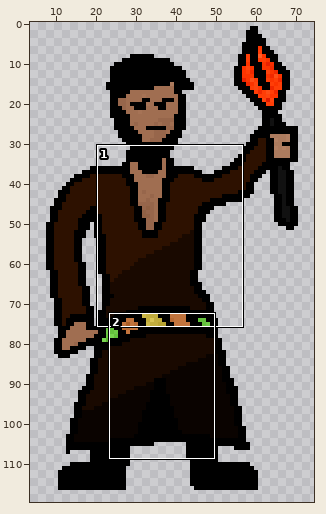
Edited in one commit: sprite sheet (blackhorror/images/player_idle_2.png). Above: a wide view before the commit, with the close-up outlined.
Close-up. First the earlier version:
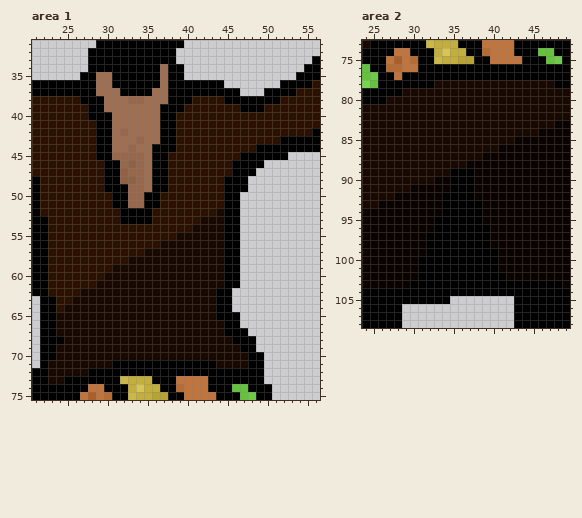
The file is 80x120 pixels. Colours within 5 levels of each other are drawn and written as one. Shown: area 1: x 21..56, y 31..75; area 2: x 24..49, y 73..108. The wide view leaves out empty margins. The commit also changed other parts of the picture, which this record leaves out.
After:
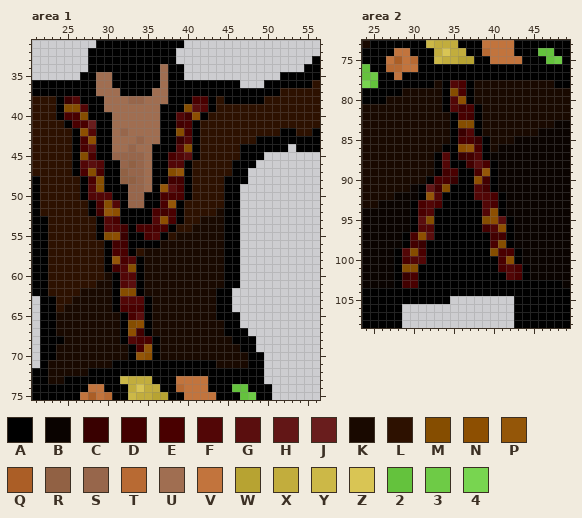
Palette (. is transparent): A #000000  B #0a0300  C #390000  D #420000  E #490000  F #520606  G #5a0e0e  H #621616  J #691d1d  K #190900  L #2d1100  M #854d00  N #8d4f01  P #945608  Q #ab5e26  R #916144  S #97664b  T #b86a33  U #a06e51  V #c2743d  W #b7a332  X #c2ad3d  Y #ccb847  Z #d9c554  2 #64c23d  3 #6ecb46  4 #78d550
Change:
Changed rows in their new state; - is an unchanged pixel.
Area 1:
first column x 24:
35 ----------------------------AA
36 ---------------------AA---AA--
37 -----------------------AAA--LL
38 ACF--------------EEA------LL--
39 AMMF------------MGFA---LLL----
40 AEEM-----------FDNA-----------
41 -AEEJ----------DEA------------
42 --ANF----------MEA----------AA
43 --AEN----------CFA-------AAA--
44 --AEG----------FMA-----AA----.
45 --AME---------EFGA--------...-
46 --AFGF--------FFA--------.----
47 --AEME--------MPA-------.-----
48 ---AEM--------DDA-------------
49 ---AFM-------PGEA------.------
50 ---AFFF------EEEA-------------
51 ----AEMF-----EPA--------------
52 ----ADPN----EDEA--------------
53 -----AFE----FNEA--------------
54 -----AFFDAEEEEA---------------
55 -----AMNCAAEFA----------------
56 ------ADDAAAA-----------------
57 ------AEEA--------------------
58 ------APEFA-------------------
59 ------ADFMA-------------------
60 -------AFFA-------------------
61 -------AFGA-------------------
62 -------AMMA-------------------
63 -------AFFFA------------------
64 -------AEEEA------------------
65 --------AEGA------------------
66 --------AMNA------------------
67 --------ANDA------------------
68 --------AFEEA-----------------
69 ---------AEPA-----------------
70 ---------APNA-----------------
Area 2:
first column x 28:
 78 ------AFEA-------
 79 ------AMEA-------
 80 ------AFNA-------
 81 ------AFDEA------
 82 -------AEDA------
 83 -------AMMA------
 84 -------ACFA------
 85 -------AEECA-----
 86 ------AANPEA-----
 87 -----AFACDFA-----
 88 -----AFAADGEA----
 89 -----ADE--EPA----
 90 ----AEEC--NDA----
 91 ---AHDM---FDA----
 92 ---APF----FFEA---
 93 --AEFE-----FEA---
 94 --AEFA-----FNA---
 95 --AGM------MNGA--
 96 --AFF------DFNA--
 97 -AENG-------DDA--
 98 -ADC--------EMA--
 99 AFME--------MEEA-
100 AEFF---------ENA-
101 AMM----------EFEA
102 ACE-----------FEA
103 ADE--------------
Pixel boxes of the changes (left, top, right, bottom) in both close-ups:
changed: (56, 72, 296, 360)
changed: (394, 80, 530, 288)
